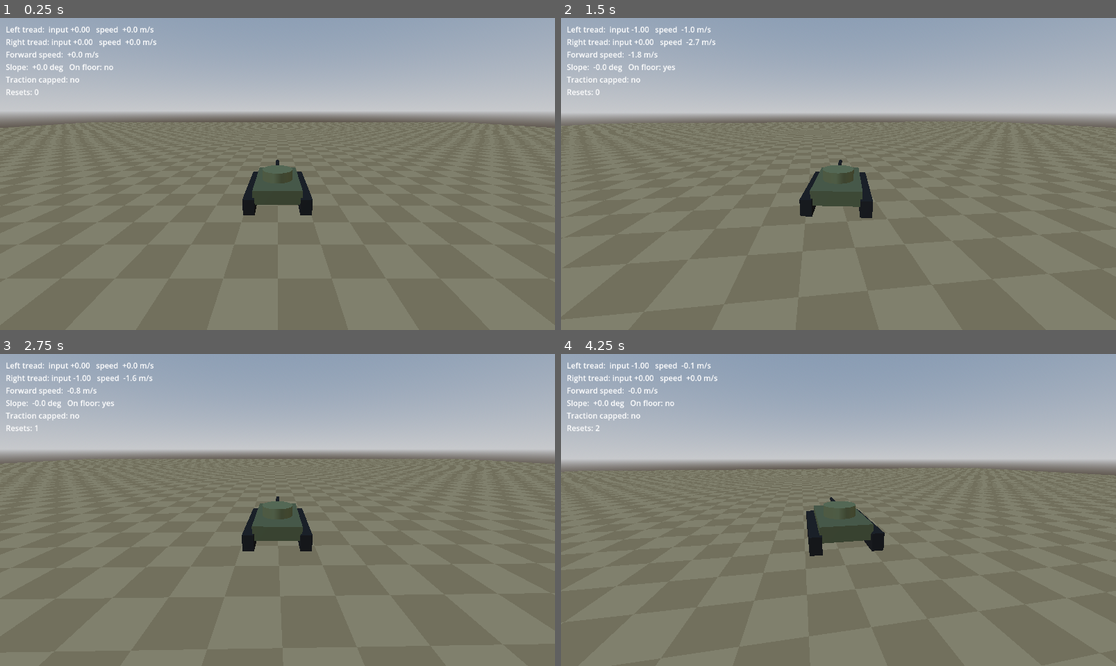
Above: before the commit, frames 1-4 (two rows, left to right).
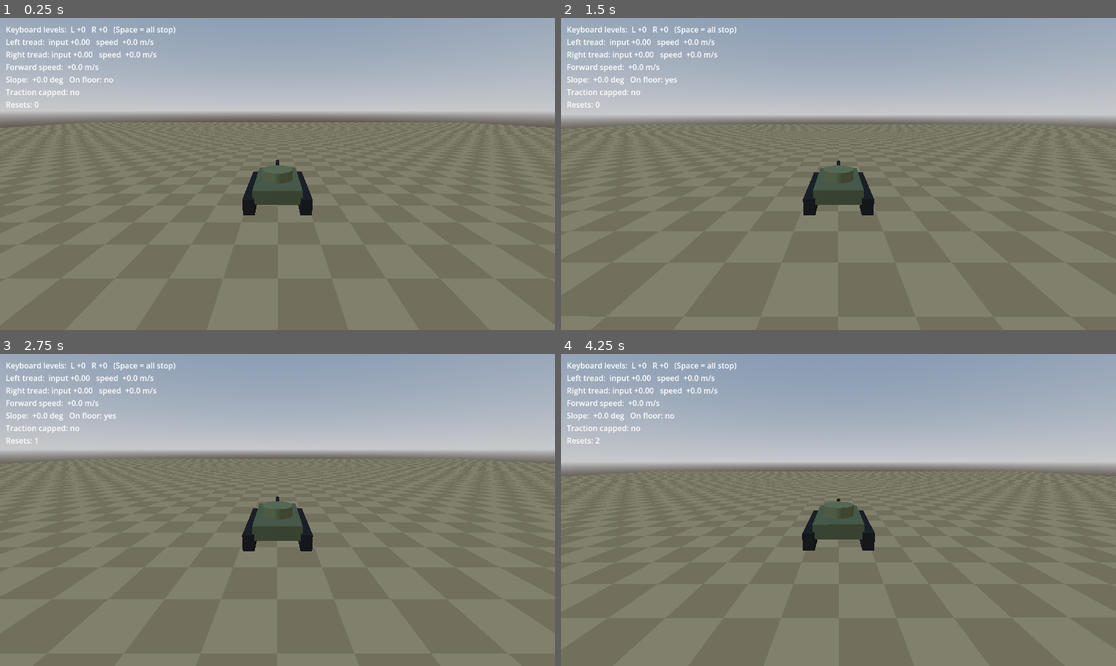
Above: after the commit, the same moments.

Repository: Kickpunch3r/tank-game
Game: Godot game, scene res://scenes/test_course.tscn
Two runs of this game, one before a commit and one after it. Both use one fixed random seed, a clock stepped at 60 frames per second and the inputs below.
Inputs:
- Up to frame 1 (0.25 s): no input
- Up to frame 2 (1.5 s): hold Down (driver_right_back) 0.53-1.28 s; hold Space (driver_all_stop, bound only after the commit) 0.53-1.28 s; tap Enter at 1.25 s; hold S (driver_left_back) from 1.28 s (still down); tap Space (driver_all_stop, bound only after the commit) at 1.35 s
- Up to frame 3 (2.75 s): tap R (driver_reset) at 2 s; release S (driver_left_back) at 2.03 s; hold Down (driver_right_back) from 2.03 s (still down); hold Space (driver_all_stop, bound only after the commit) from 2.03 s (still down)
- Up to frame 4 (4.25 s): release Down (driver_right_back) at 2.78 s; release Space (driver_all_stop, bound only after the commit) at 2.78 s; hold W (driver_left_forward) 2.78-3.53 s; tap Space (driver_all_stop, bound only after the commit) at 2.85 s; hold S (driver_left_back) from 3.53 s (still down); hold Space (driver_all_stop, bound only after the commit) from 3.53 s (still down); tap R (driver_reset) at 4.15 s

The runs differ from the first frame. In frame 1, 1.2% of the frame differs, in the area x 1-32%, y 2-29%; in frame 2, 2.2%; in frame 3, 1.3%; in frame 4, 4.2%, in the area x 0-100%, y 2-65%.

Commit message:
Keyboard tread levels and all stop
W/S and Up/Down step each tread between -3 and +3; levels stay set.
Space sets both to 0 (tank still glides to a stop). Toggle
use_tread_levels to return to hold-to-drive. Readout shows levels.

Co-Authored-By: Claude Opus 5.5 <noreply@anthropic.com>

Diff:
--- a/project.godot
+++ b/project.godot
@@ -41,6 +41,11 @@
 "events": [Object(InputEventKey,"resource_local_to_scene":false,"resource_name":"","device":-1,"window_id":0,"alt_press …(192 unchanged characters)…
 ]
 }
+driver_all_stop={
+"deadzone": 0.2,
+"events": [Object(InputEventKey,"resource_local_to_scene":false,"resource_name":"","device":-1,"window_id":0,"alt_pressed":false,"shift_pressed":false,"ctrl_pressed":false,"meta_pressed":false,"pressed":false,"keycode":0,"physical_keycode":32,"key_label":0,"unicode":32,"location":0,"echo":false,"script":null)
+]
+}
 driver_left_forward_pad={
 "deadzone": 0.2,
 "events": [Object(InputEventJoypadMotion,"resource_local_to_scene":false,"resource_name":"","device":-1,"axis":1,"axis_value":-1.0,"script":null)
--- a/scripts/driver_readout.gd
+++ b/scripts/driver_readout.gd
@@ -33,4 +33,8 @@
 		"Traction capped: %s" % ("YES" if tank.is_traction_capped() else "no"),
 		"Resets: %d" % _reset_count,
 	]
+	var keyboard := station.get_node_or_null(^"KeyboardDriverInput") as KeyboardDriverInput
+	if keyboard != null and keyboard.use_tread_levels:
+		lines.insert(0, "Keyboard levels:  L %+d   R %+d   (Space = all stop)" % [
+			keyboard.left_level, keyboard.right_level])
 	_label.text = "\n".join(lines)
--- a/scripts/keyboard_driver_input.gd
+++ b/scripts/keyboard_driver_input.gd
@@ -1,16 +1,57 @@
 class_name KeyboardDriverInput
 extends DriverInputSource
 ## Keyboard controls for the driver. Keys are set in Project Settings > Input Map:
-## left tread W / S, right tread Up / Down arrows, reset R.
+## left tread W / S, right tread Up / Down arrows, all stop Space, reset R.
+##
+## Two ways to drive, switched with `use_tread_levels`:
+## - Levels (on): each press moves that tread one level up or down, from -3 to +3,
+##   and it stays there when you let go, like a throttle lever with notches.
+##   Space sets both treads to 0. The treads still slow down gradually (inertia).
+## - Hold (off): a tread drives only while its key is held.
+
+## Highest tread level. Level MAX_LEVEL is full speed.
+const MAX_LEVEL: int = 3
+
+## On: keys step the tread levels. Off: hold a key to drive.
+@export var use_tread_levels: bool = true
+
+## Current tread levels, from -MAX_LEVEL to MAX_LEVEL (only used with levels on).
+var left_level: int = 0
+var right_level: int = 0
+
+
+func _unhandled_input(event: InputEvent) -> void:
+	if event.is_action_pressed(&"driver_reset") or event.is_action_pressed(&"driver_all_stop"):
+		left_level = 0
+		right_level = 0
+		return
+	if not use_tread_levels:
+		return
+	if event.is_action_pressed(&"driver_left_forward"):
+		left_level = _step(left_level, 1)
+	elif event.is_action_pressed(&"driver_left_back"):
+		left_level = _step(left_level, -1)
+	elif event.is_action_pressed(&"driver_right_forward"):
+		right_level = _step(right_level, 1)
+	elif event.is_action_pressed(&"driver_right_back"):
+		right_level = _step(right_level, -1)
 
 
 func get_left_tread() -> float:
+	if use_tread_levels:
+		return float(left_level) / MAX_LEVEL
 	return Input.get_axis(&"driver_left_back", &"driver_left_forward")
 
 
 func get_right_tread() -> float:
+	if use_tread_levels:
+		return float(right_level) / MAX_LEVEL
 	return Input.get_axis(&"driver_right_back", &"driver_right_forward")
 
 
 func is_reset_just_pressed() -> bool:
 	return Input.is_action_just_pressed(&"driver_reset")
+
+
+func _step(level: int, direction: int) -> int:
+	return clampi(level + direction, -MAX_LEVEL, MAX_LEVEL)
Not shown, changed: NOTES.md
